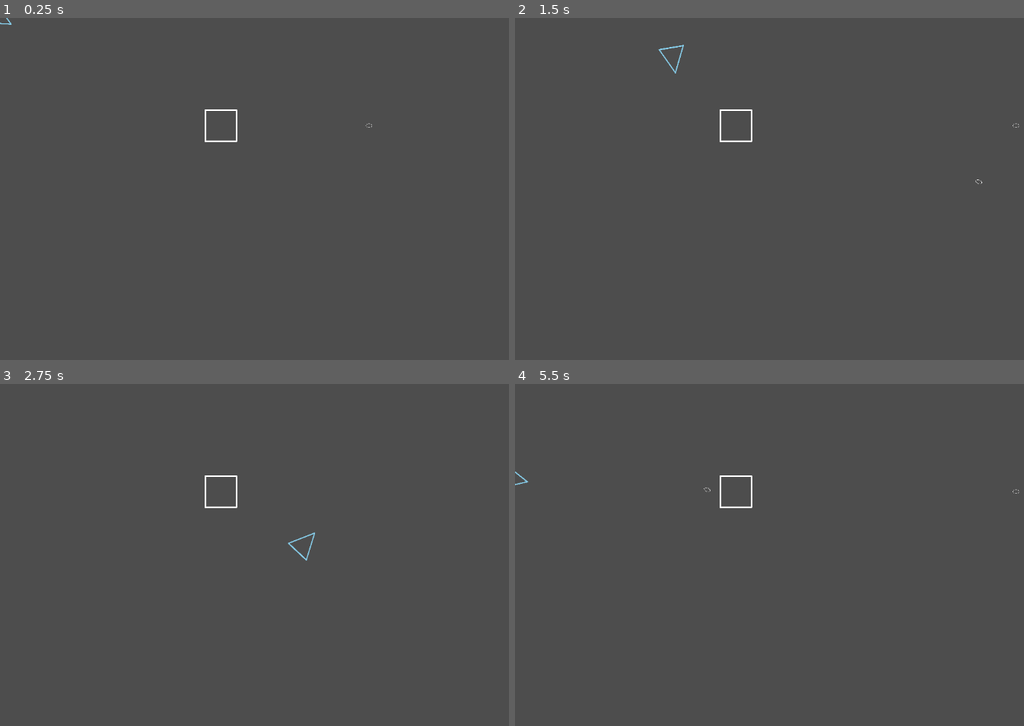
Above: before the commit, frames 1-4 (two rows, left to right).
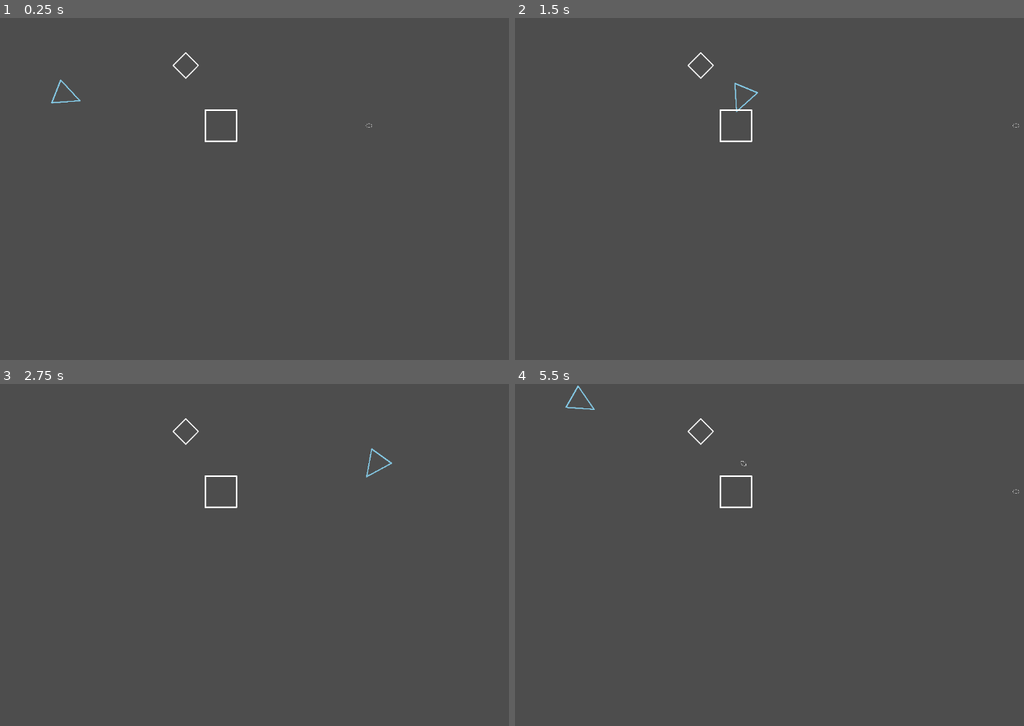
Above: after the commit, the same moments.

Repository: DavidEkpechue/Godot_Project
Game: Godot game, scene res://Levels/level.tscn
Same seed, same stepped clock (60 frames per second), same inputs: the game is played once before the commit and once after it.
Inputs (mouse positions are in pixels of both pictures, inside the frame that each line leads up to):
- Up to frame 1 (0.25 s): no input
- Up to frame 2 (1.5 s): tap Enter at 0.5 s; move the mouse to (952, 171) at 0.52 s; hold D (Right) 0.53-1.28 s; click (952, 171) at 0.6 s; move the mouse to (698, 206) at 1.27 s; hold S (Down) from 1.28 s (still down); click (698, 206) at 1.35 s
- Up to frame 3 (2.75 s): move the mouse to (366, 479) at 2.02 s; release S (Down) at 2.03 s; hold D (Right) from 2.03 s (still down); click (366, 479) at 2.1 s
- Up to frame 4 (5.5 s): move the mouse to (789, 623) at 2.77 s; release D (Right) at 2.78 s; hold W (Up) 2.78-3.53 s; click (789, 623) at 2.85 s; move the mouse to (1003, 606) at 3.52 s; hold A (Left) 3.53-5.03 s; click (1003, 606) at 3.6 s; move the mouse to (637, 503) at 4.27 s; click (637, 503) at 4.35 s; move the mouse to (850, 555) at 5.02 s; hold S (Down) from 5.03 s (still down); click (850, 555) at 5.1 s

The runs differ from the first frame. In frame 1, 0.2% of the frame differs, in the area x 0-40%, y 0-25%; in frame 2, 0.2%, in the area x 28-92%, y 7-49%; in frame 3, 0.2%; in frame 4, 0.2%.

Commit message:
pickup component working

Diff:
--- a/Characters/EffectsComponent.gd
+++ b/Characters/EffectsComponent.gd
@@ -2,6 +2,7 @@
 class_name EffectsComponent
 signal on_fire_signal
 @export var health_component: HealthComponent
+# @export var particle_co
 
 @export var is_on_fire: bool = false
 @export var is_slowed: bool = false
--- /dev/null
+++ b/Components/pickup_component.tscn
@@ -0,0 +1,6 @@
+[gd_scene load_steps=2 format=3 uid="uid://dke6llsv64tk4"]
+
+[ext_resource type="Script" path="res://PickupComponent.gd" id="1_xww16"]
+
+[node name="PickupComponent" type="Node2D"]
+script = ExtResource("1_xww16")
--- a/Levels/level.tscn
+++ b/Levels/level.tscn
@@ -1,13 +1,18 @@
-[gd_scene load_steps=4 format=3 uid="uid://b6x0u5svbsfiw"]
+[gd_scene load_steps=5 format=3 uid="uid://b6x0u5svbsfiw"]
 
 [ext_resource type="Script" path="res://Levels/level.gd" id="1_ayeaj"]
 [ext_resource type="PackedScene" uid="uid://bl4s5mxb44nqo" path="res://Characters/player.tscn" id="2_vf8wj"]
 [ext_resource type="PackedScene" uid="uid://di1ocmk06jb2o" path="res://Characters/tower.tscn" id="3_ivmim"]
+[ext_resource type="PackedScene" uid="uid://bn00lvla0a3eo" path="res://item_test.tscn" id="4_exoni"]
 
 [node name="Level" type="Node2D"]
 script = ExtResource("1_ayeaj")
 
 [node name="Player" parent="." instance=ExtResource("2_vf8wj")]
+position = Vector2(129, 148)
 
 [node name="Tower" parent="." instance=ExtResource("3_ivmim")]
 position = Vector2(419, 204)
+
+[node name="item test" parent="." instance=ExtResource("4_exoni")]
+position = Vector2(352, 90)
--- /dev/null
+++ b/PickupComponent.gd
@@ -0,0 +1,15 @@
+extends Node2D
+class_name PickupComponent
+
+@export var pickup_area: Area2D
+
+func _ready():
+	if pickup_area:
+		pickup_area.connect("body_entered", Callable(self, "_on_body_entered"))
+
+func _on_body_entered(body):
+	if get_parent():  # Check if the PickupComponent has a parent before trying to delete it
+		print('picked up: ', get_parent().name)
+		get_parent().queue_free()  # This will free the parent node, which includes this PickupComponent
+	else:
+		queue_free()  # If there is no parent, just free the PickupComponent itself
--- a/Scripts/Player.gd
+++ b/Scripts/Player.gd
@@ -14,10 +14,11 @@
 var can_fire: bool = true
 var player_direction: Vector2
 var effect_array
-var effect_to_apply: String = "fire"
+var effect_to_apply: String = "blank"
 var effect_intensity: float = 1
 var effect_duration: int = 5
 var effect_seconds_between_tics: float = 1
+
 
 func set_effect():
 	effect_array = []  # Clear the array or reinitialize it
--- a/Scripts/effect.gd
+++ b/Scripts/effect.gd
@@ -1,9 +1,7 @@
 extends Node
-class_name Effects
+class_name Effect
 
-var fire
-var slow
-var poison
-var blind
-var immobile
-var blank
+var effect_to_apply: String = "blank"
+var effect_intensity: float = 1
+var effect_duration: int = 5
+var effect_seconds_between_tics: float = 1
--- /dev/null
+++ b/item_test.tscn
@@ -0,0 +1,24 @@
+[gd_scene load_steps=4 format=3 uid="uid://bn00lvla0a3eo"]
+
+[ext_resource type="Texture2D" uid="uid://8t3800uifovg" path="res://Assets/Shapes/Diamond.png" id="1_ofg6y"]
+[ext_resource type="Script" path="res://PickupComponent.gd" id="2_6y3ll"]
+
+[sub_resource type="RectangleShape2D" id="RectangleShape2D_ys00w"]
+size = Vector2(31.1127, 31.1127)
+
+[node name="item test" type="Node2D"]
+
+[node name="Diamond" type="Sprite2D" parent="."]
+scale = Vector2(0.1, 0.1)
+texture = ExtResource("1_ofg6y")
+
+[node name="PickupComponent" type="Node2D" parent="." node_paths=PackedStringArray("pickup_area")]
+script = ExtResource("2_6y3ll")
+pickup_area = NodePath("../Area2D")
+
+[node name="Area2D" type="Area2D" parent="."]
+
+[node name="CollisionShape2D" type="CollisionShape2D" parent="Area2D"]
+rotation = 0.785398
+scale = Vector2(1, 1)
+shape = SubResource("RectangleShape2D_ys00w")
